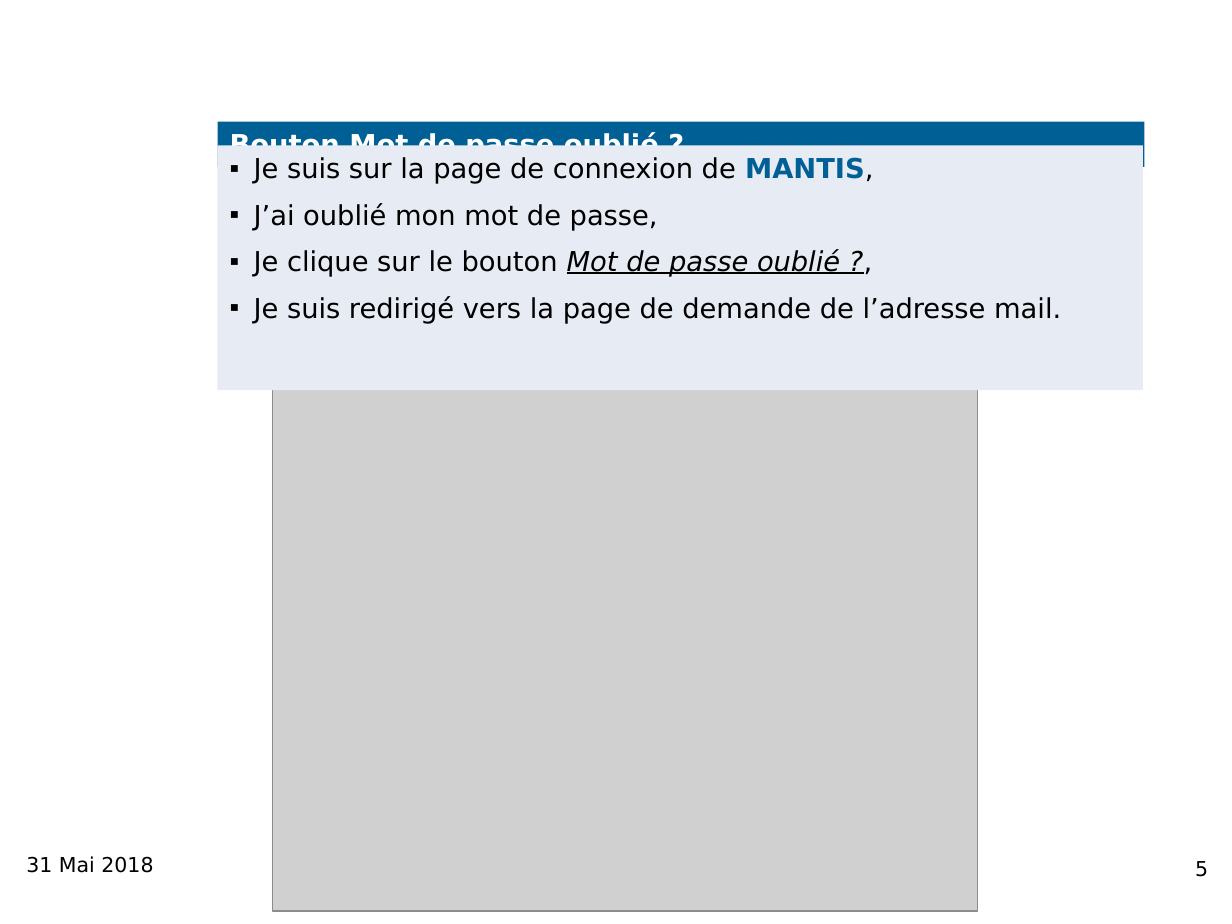
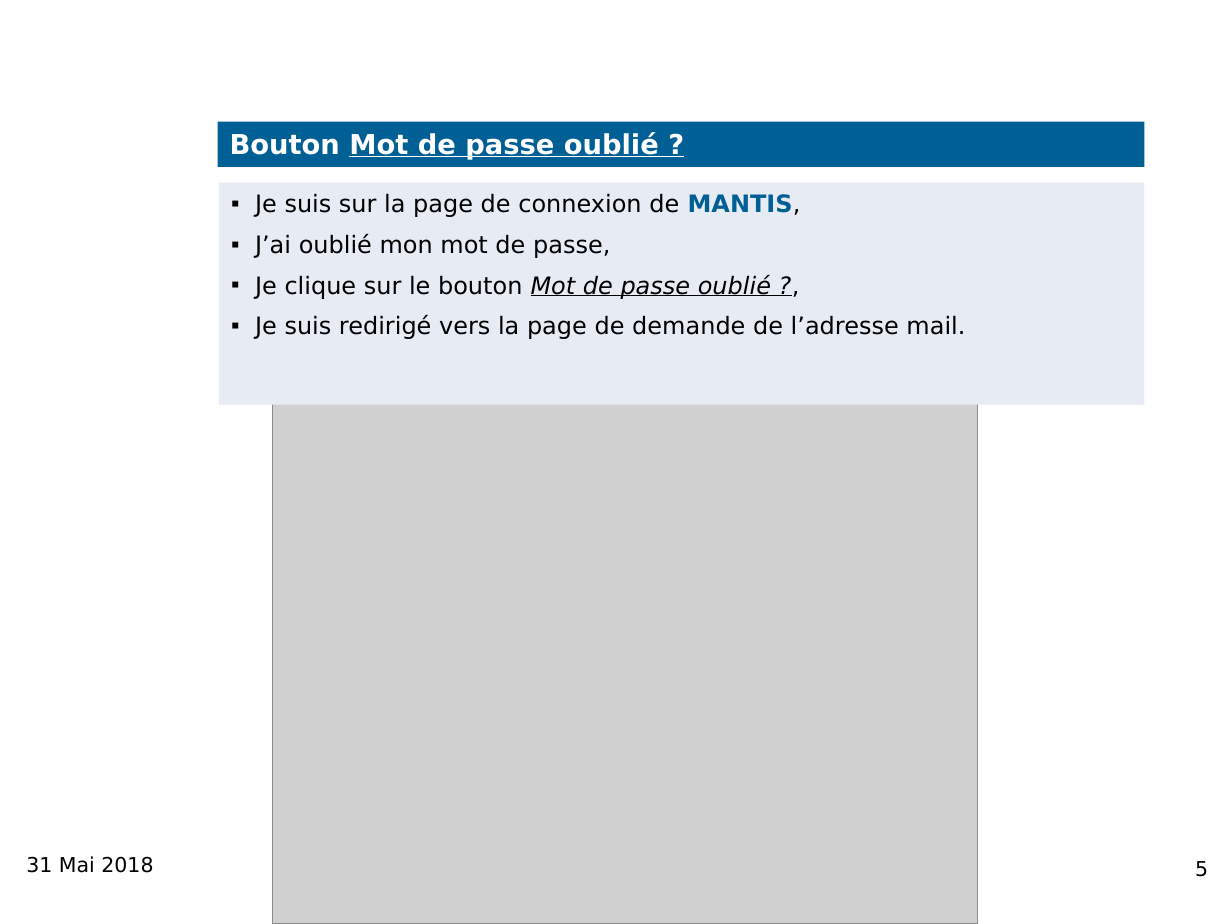
Before and after one commit to NicolasSIO/Stage, a slide deck: slide 5 of Page de modification de mot de passe MANTIS v2.pptx. Drawn at 1232x924 pixels with LibreOffice and Linux fonts; fonts in the diff are those of the drawing; grey boxes stand for pictures; background and template pictures are left out. Boxes give left, top, right and bottom in pixels: in the first picture for what was removed or moved away, otherwise in the second. Text is boxed around its words. In the diff, an @@ line names an element or a change of style, - is before the commit and + after.

```diff
--- a/Page de modification de mot de passe MANTIS v2.pptx
+++ b/Page de modification de mot de passe MANTIS v2.pptx
@@ freeform shape "Je suis sur la page ...": place and size @@
-freeform shape "Je suis sur la page ..." at [218, 145, 1143, 391]
+freeform shape "Je suis sur la page ..." at [219, 182, 1145, 404]
@@ freeform shape "Je suis sur la page ..." at [219, 182, 1145, 404]: size 16 to 14 pt; less space between paragraphs @@
@@ picture: place and size @@
-picture at [272, 379, 977, 912]
+picture at [272, 392, 977, 924]
```
Also in this commit, not shown: 3 other slides changed, 5 other files.
